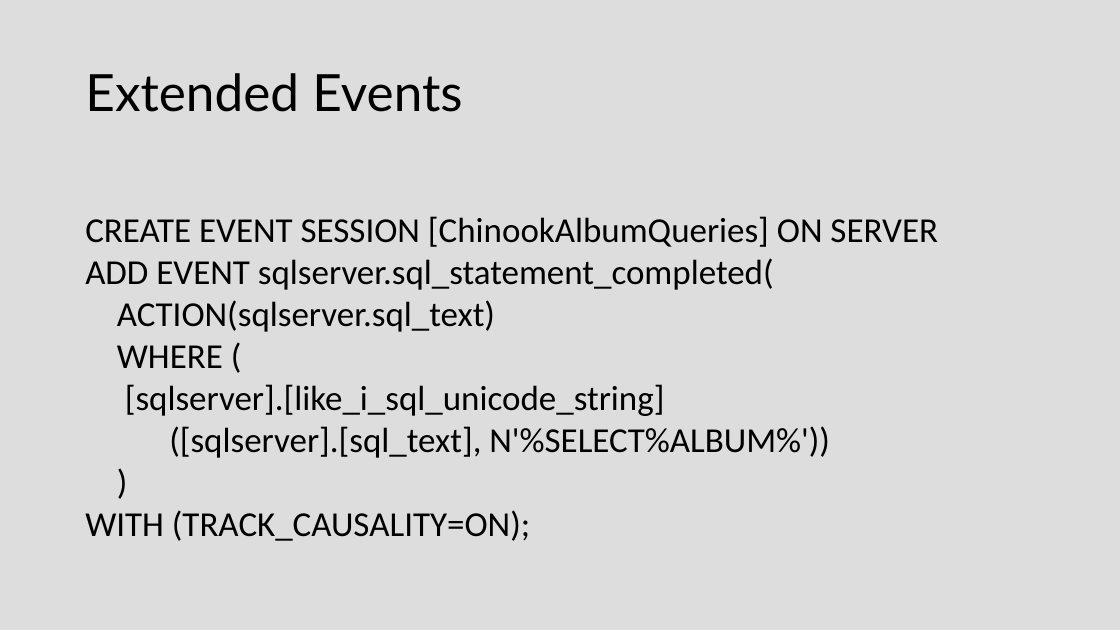
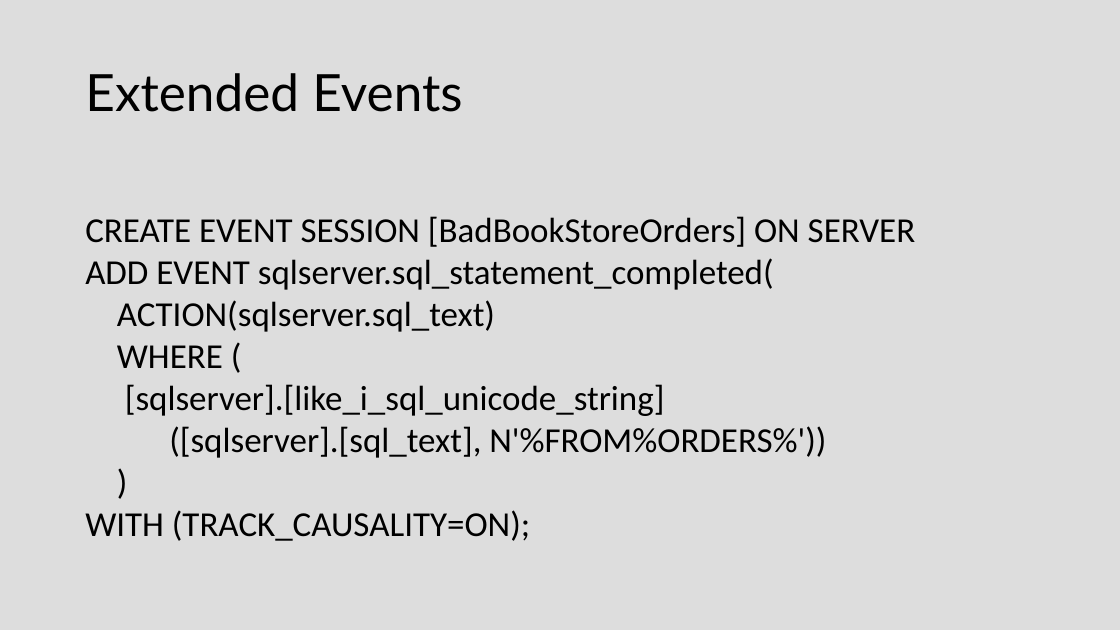
Before and after one commit to cwoodruff/DebuggingEFCoreMSSQL, a slide deck: slide 18 of Behind the LINQ- Diagnosing What EF Core Is Really Doing to Your Database.pptx (slide 16 before the commit). Drawn at 1120x630 pixels with LibreOffice and Linux fonts; fonts in the diff are those of the drawing. Boxes give left, top, right and bottom in pixels: in the first picture for what was removed or moved away, otherwise in the second. Text is boxed around its words. In the diff, an @@ line names an element or a change of style, - is before the commit and + after.

```diff
--- a/Behind the LINQ- Diagnosing What EF Core Is Really Doing to Your Database.pptx
+++ b/Behind the LINQ- Diagnosing What EF Core Is Really Doing to Your Database.pptx
@@ text at (85,216,916,247): text changed @@
-CREATE EVENT SESSION [ChinookAlbumQueries] ON SERVER
+CREATE EVENT SESSION [BadBookStoreOrders] ON SERVER
@@ text at (169,426,826,458): text changed @@
-([sqlserver].[sql_text], N'%SELECT%ALBUM%'))
+([sqlserver].[sql_text], N'%FROM%ORDERS%'))
```
Also in this commit, not shown: 3 other slides changed, 2 slides added, 1 slide removed.
